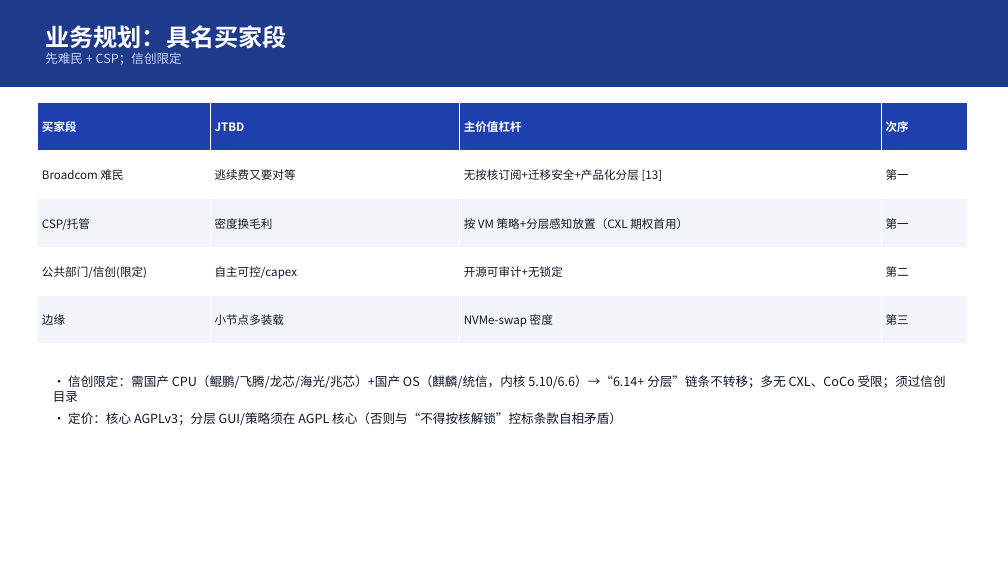
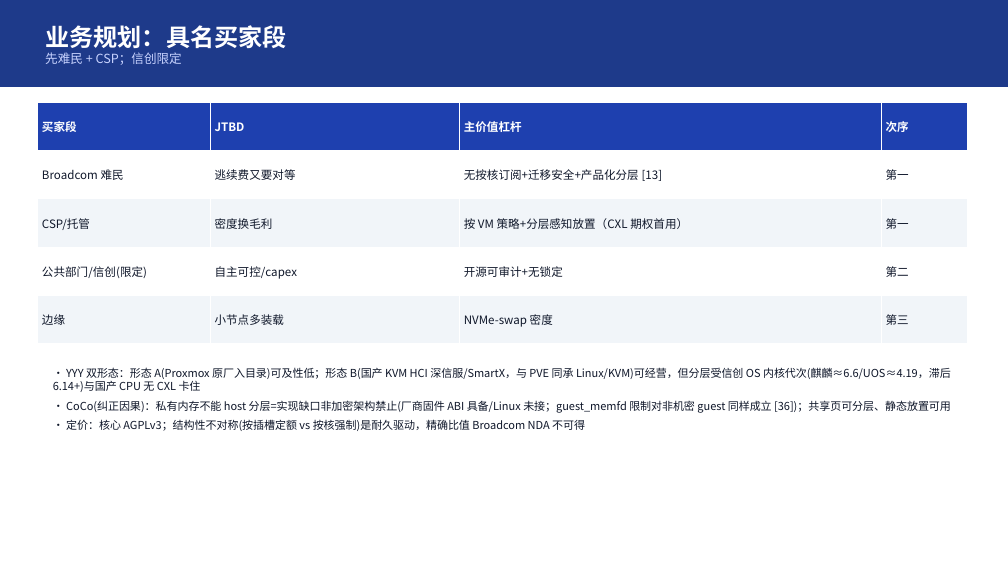
Before and after one commit to turtacn/storm, a slide deck: slide 11 of docs/harness-sop/examples/memory-tiring-p2v/mt-v1.pptx. Drawn at 1008x567 pixels with LibreOffice and Linux fonts; fonts in the diff are those of the drawing. Boxes give left, top, right and bottom in pixels: in the first picture for what was removed or moved away, otherwise in the second. Text is boxed around its words. In the diff, an @@ line names an element or a change of style, - is before the commit and + after.

```diff
--- a/docs/harness-sop/examples/memory-tiring-p2v/mt-v1.pptx
+++ b/docs/harness-sop/examples/memory-tiring-p2v/mt-v1.pptx
@@ text at (x1=53, y1=367, x2=951, y2=431): text changed; size 12 to 10.5 pt @@
-• 信创限定：需国产 CPU（鲲鹏/飞腾/龙芯/海光/兆芯）+国产 OS（麒麟/统信，内核 5.10/6.6）→“6.14+ 分层”链条不转移；多无 CXL、CoCo 受限；须过信创目录
-• 定价：核心 AGPLv3；分层 GUI/策略须在 AGPL 核心（否则与“不得按核解锁”控标条款自相矛盾）
+• YYY 双形态：形态 A(Proxmox 原厂入目录)可及性低；形态 B(国产 KVM HCI 深信服/SmartX，与 PVE 同承 Linux/KVM)可经营，但分层受信创 OS 内核代次(麒麟≈6.6/UOS≈4.19，滞后 6.14+)与国产 CPU 无 CXL 卡住
+• CoCo(纠正因果)：私有内存不能 host 分层=实现缺口非加密架构禁止(厂商固件 ABI 具备/Linux 未接；guest_memfd 限制对非机密 guest 同样成立 [36])；共享页可分层、静态放置可用
+• 定价：核心 AGPLv3；结构性不对称(按插槽定额 vs 按核强制)是耐久驱动，精确比值 Broadcom NDA 不可得
```
Also in this commit, not shown: 6 other slides changed.
